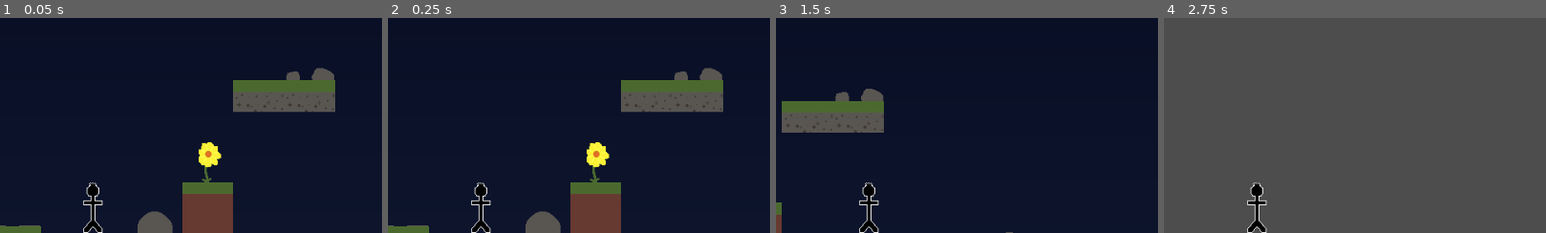
Above: before the commit, frames 1-4 (left to right).
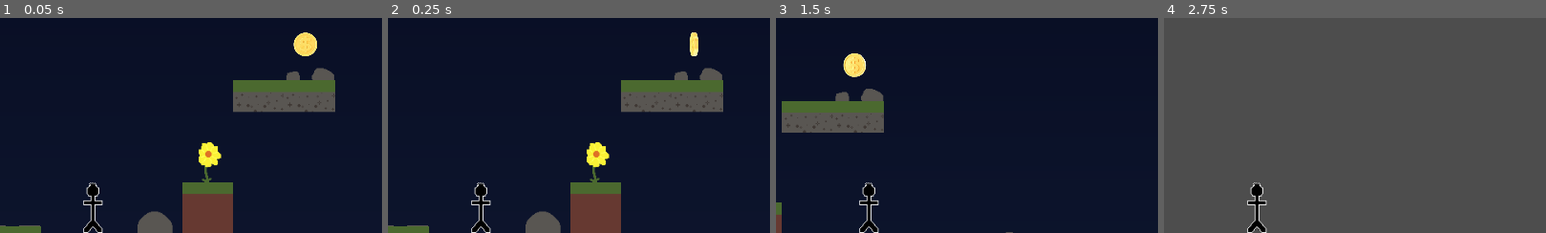
Above: after the commit, the same moments.

Repository: endlessm/moddable-platformer
Game: Godot game, scene res://main.tscn
Two runs of this game, one before a commit and one after it. Both use one fixed random seed, a clock stepped at 60 frames per second and the inputs below.
Inputs:
- Up to frame 1 (0.05 s): no input
- Up to frame 2 (0.25 s): no input
- Up to frame 3 (1.5 s): tap Enter (ui_accept) at 0.5, 0.77 s; hold Right (ui_right) from 0.53 s (still down)
- Up to frame 4 (2.75 s): tap Enter (ui_accept) at 1.52 s; release Right (ui_right) at 2.03 s; hold Left (ui_left) from 2.03 s (still down)
The pictures show only the part of the screen within x 40-90%, y 0-50%; the shares and areas given below are measured in that part.

The runs differ from the first frame. In frame 1, 0.5% of the frame differs, in the area x 76-83%, y 6-18%; in frame 2, 0.2%; in frame 3, 0.5%; in frame 4, nothing differs.

Commit message:
Add coin mod
The spinning coin's animated sprite is built with:
* Get the free coin picture from Freepik [1]
* Remove the background with removebg [2]

BTW, when something enter the coin's area, it will vanish.

[1]: https://www.freepik.com/free-photo/3d-render-gold-coin-rotate-animation-sprite-sheet_34611296.htm#query=coin%20png&position=1&from_view=keyword&track=ais_user&uuid=ef7c65ef-ba6c-416b-86cc-3c17947117c7
[2]: https://www.remove.bg/zh-tw/upload

https://phabricator.endlessm.com/T35435

Diff:
--- /dev/null
+++ b/components/coin/coin.tscn
@@ -0,0 +1,79 @@
+[gd_scene load_steps=12 format=3 uid="uid://daf24t18h3n5e"]
+
+[ext_resource type="Script" path="res://scripts/coin.gd" id="1_4bks0"]
+[ext_resource type="Texture2D" uid="uid://bnbill0vgdnmk" path="res://assets/coin_tiles.png" id="2_06v4v"]
+
+[sub_resource type="AtlasTexture" id="AtlasTexture_o663e"]
+atlas = ExtResource("2_06v4v")
+region = Rect2(474, 0, 158, 223)
+
+[sub_resource type="AtlasTexture" id="AtlasTexture_6nwsi"]
+atlas = ExtResource("2_06v4v")
+region = Rect2(632, 0, 158, 223)
+
+[sub_resource type="AtlasTexture" id="AtlasTexture_pc4k2"]
+atlas = ExtResource("2_06v4v")
+region = Rect2(790, 0, 158, 223)
+
+[sub_resource type="AtlasTexture" id="AtlasTexture_6b1tw"]
+atlas = ExtResource("2_06v4v")
+region = Rect2(948, 0, 158, 223)
+
+[sub_resource type="AtlasTexture" id="AtlasTexture_g2nn3"]
+atlas = ExtResource("2_06v4v")
+region = Rect2(0, 0, 158, 223)
+
+[sub_resource type="AtlasTexture" id="AtlasTexture_mrokw"]
+atlas = ExtResource("2_06v4v")
+region = Rect2(158, 0, 158, 223)
+
+[sub_resource type="AtlasTexture" id="AtlasTexture_q7agy"]
+atlas = ExtResource("2_06v4v")
+region = Rect2(316, 0, 158, 223)
+
+[sub_resource type="SpriteFrames" id="SpriteFrames_de0ep"]
+animations = [{
+"frames": [{
+"duration": 1.0,
+"texture": SubResource("AtlasTexture_o663e")
+}, {
+"duration": 1.0,
+"texture": SubResource("AtlasTexture_6nwsi")
+}, {
+"duration": 1.0,
+"texture": SubResource("AtlasTexture_pc4k2")
+}, {
+"duration": 1.0,
+"texture": SubResource("AtlasTexture_6b1tw")
+}, {
+"duration": 1.0,
+"texture": SubResource("AtlasTexture_g2nn3")
+}, {
+"duration": 1.0,
+"texture": SubResource("AtlasTexture_mrokw")
+}, {
+"duration": 1.0,
+"texture": SubResource("AtlasTexture_q7agy")
+}],
+"loop": true,
+"name": &"default",
+"speed": 15.0
+}]
+
+[sub_resource type="CircleShape2D" id="CircleShape2D_5w0o8"]
+radius = 15.0
+
+[node name="Coin" type="Area2D"]
+script = ExtResource("1_4bks0")
+
+[node name="AnimatedSprite2D" type="AnimatedSprite2D" parent="."]
+position = Vector2(-0.339194, 7.93266)
+scale = Vector2(0.219483, 0.219484)
+sprite_frames = SubResource("SpriteFrames_de0ep")
+autoplay = "default"
+metadata/_edit_group_ = true
+
+[node name="CollisionShape2D" type="CollisionShape2D" parent="."]
+shape = SubResource("CircleShape2D_5w0o8")
+
+[connection signal="body_entered" from="." to="." method="_on_body_entered"]
--- a/main.tscn
+++ b/main.tscn
@@ -1,9 +1,10 @@
-[gd_scene load_steps=7 format=3 uid="uid://dhcpt1kt8cs0g"]
+[gd_scene load_steps=8 format=3 uid="uid://dhcpt1kt8cs0g"]
 
 [ext_resource type="PackedScene" uid="uid://8st4scqt06l8" path="res://components/player/player.tscn" id="2_7yl00"]
 [ext_resource type="PackedScene" uid="uid://cswheshouik14" path="res://rules_goals/game_logic.tscn" id="3_xbkvd"]
 [ext_resource type="PackedScene" uid="uid://danlrmsfmsros" path="res://components/tiles/default_tile_map.tscn" id="3_yfnmv"]
 [ext_resource type="PackedScene" uid="uid://coq6d3u6wnvs2" path="res://components/platform/platform.tscn" id="4_gd51l"]
+[ext_resource type="PackedScene" uid="uid://daf24t18h3n5e" path="res://components/coin/coin.tscn" id="5_u7hr5"]
 
 [sub_resource type="Gradient" id="Gradient_80myt"]
 colors = PackedColorArray(5.47232e-05, 0.00409156, 0.0787912, 1, 0.104679, 0.159134, 0.271181, 1)
@@ -57,3 +58,6 @@
 position = Vector2(-570, 16)
 type = 1
 width = 6
+
+[node name="Coin" parent="." instance=ExtResource("5_u7hr5")]
+position = Vector2(283, -237)
--- /dev/null
+++ b/scripts/coin.gd
@@ -0,0 +1,5 @@
+extends Area2D
+
+
+func _on_body_entered(_body):
+	queue_free()
Binary file added: assets/coin_tiles.png
Not shown, added: assets/coin_tiles.png.import
